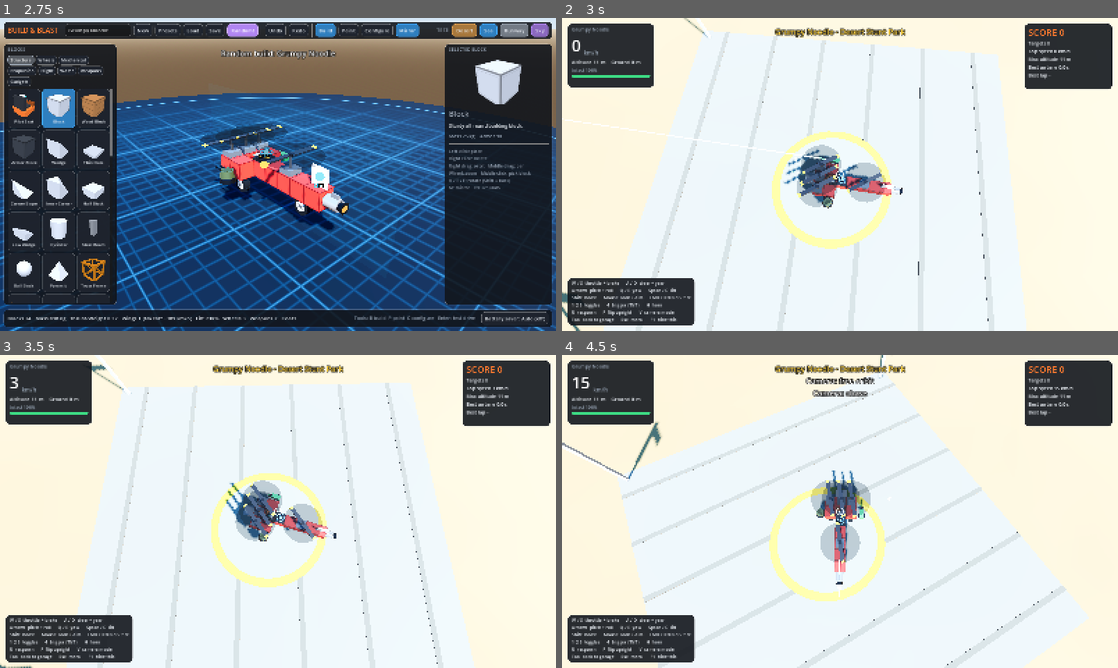
Above: before the commit, frames 1-4 (two rows, left to right).
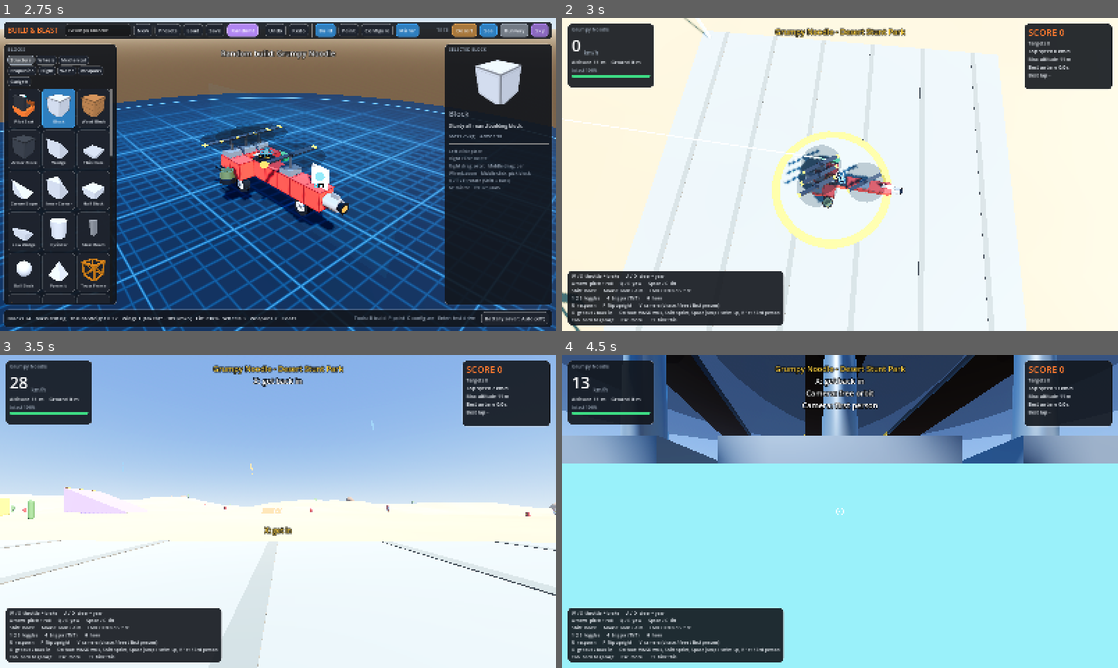
Above: after the commit, the same moments.

Repository: SubToFeralsloth11/build-and-blast
Game: Godot game, scene res://main.tscn
Two runs of this game, one before a commit and one after it. Both use one fixed random seed, a clock stepped at 60 frames per second and the inputs below.
Inputs (mouse positions are in pixels of both pictures, inside the frame that each line leads up to):
- Up to frame 1 (2.75 s): click "New" at 0.5 s; click "New" at 1.25 s; click "Random!" at 2 s
- Up to frame 2 (3 s): tap Enter at 2.75 s; move the mouse to (962, 158) at 2.77 s; hold D (v_right) from 2.78 s (still down); hold Shift (v_boost) from 2.78 s (still down); click (962, 158) at 2.92 s
- Up to frame 3 (3.5 s): keep holding D (v_right); keep holding Shift (v_boost); tap X at 3.05 s
- Up to frame 4 (4.5 s): move the mouse to (812, 511) at 3.52 s; release D (v_right) at 3.53 s; release Shift (v_boost) at 3.53 s; hold W (v_fwd) from 3.53 s (still down); tap X at 3.6 s; click (812, 511) at 3.67 s; tap V at 3.8, 4.35 s; move the mouse to (851, 505) at 4.27 s; click (851, 505) at 4.42 s

Frame 1 is identical in both runs. In frame 2, 4.1% of the frame differs, in the area x 1-40%, y 80-99%; in frame 3, 53%; in frame 4, 91%, in the area x 0-100%, y 0-100%.

Commit message:
Add first-person camera and getting out of the vehicle on foot

Diff:
--- a/scripts/hud.gd
+++ b/scripts/hud.gd
@@ -42,6 +42,7 @@
 var _enemy_btn: Button
 var _cross: Crosshair
 var _ring: Label
+var _prompt: Label
 
 
 func setup() -> void:
@@ -110,6 +111,17 @@
 	_cross.offset_bottom = 30
 	_cross.mouse_filter = Control.MOUSE_FILTER_IGNORE
 	add_child(_cross)
+	_prompt = UI.label("", 20, Color("#ffd23f"))
+	_prompt.set_anchors_and_offsets_preset(Control.PRESET_CENTER)
+	_prompt.offset_left = -200
+	_prompt.offset_right = 200
+	_prompt.offset_top = 40
+	_prompt.offset_bottom = 70
+	_prompt.horizontal_alignment = HORIZONTAL_ALIGNMENT_CENTER
+	_prompt.add_theme_constant_override("outline_size", 8)
+	_prompt.add_theme_color_override("font_outline_color", Color(0, 0, 0, 0.85))
+	_prompt.mouse_filter = Control.MOUSE_FILTER_IGNORE
+	add_child(_prompt)
 	_build_help()
 	_build_wreck()
 	_build_pause()
@@ -126,7 +138,8 @@
 Arrows  pitch + roll      Q / E  yaw      Space / C  lift
 Shift  boost      Mouse  look + aim      LMB / RMB / G  fire
 1 2 3  toggles      4  trigger (TNT)      H  horn
-R  respawn      F  flip upright      V  camera mode
+R  respawn      F  flip upright      V  camera (chase / free / first person)
+X  get out / back in      On foot: WASD walk, Shift sprint, Space jump / swim up, V 1st / 3rd person
 Tab  back to garage      Esc  menu      F1  hide this""", 13, UI.TEXT)
 	_help.add_child(l)
 
@@ -210,6 +223,11 @@
 	_cross.hit = 1.0
 
 
+## Context hint under the crosshair (e.g. "X: get in"); empty text hides it.
+func set_prompt(text: String) -> void:
+	_prompt.text = text
+
+
 func toast(text: String, col := Color.WHITE) -> void:
 	var l := UI.label(text, 22, col)
 	l.horizontal_alignment = HORIZONTAL_ALIGNMENT_CENTER
--- a/scripts/main.gd
+++ b/scripts/main.gd
@@ -6,7 +6,13 @@
 const Hud := preload("res://scripts/hud.gd")
 const World := preload("res://scripts/world.gd")
 const Vehicle := preload("res://scripts/vehicle.gd")
+const Player := preload("res://scripts/player.gd")
 const SimTest := preload("res://tools/sim_test.gd")
+
+enum { CAM_CHASE, CAM_FREE, CAM_FIRST }
+const CAM_NAMES := ["chase", "free orbit", "first person"]
+const SEAT_HEAD := Vector3(0, 0.55, 0.1)
+const ENTER_RANGE := 4.0
 
 var env: Environment
 var sun: DirectionalLight3D
@@ -17,6 +23,8 @@
 var hud: Control
 var cam: Camera3D
 var vehicle: RigidBody3D
+## The pilot while walking around outside the vehicle; null while seated.
+var pilot: CharacterBody3D = null
 var design := {}
 var mode := "build"
 var location := "desert"
@@ -25,7 +33,10 @@
 var cam_yaw := 0.0
 var cam_pitch := -0.25
 var cam_dist := 12.0
-var cam_follow := true
+var cam_mode := CAM_CHASE
+var fp_yaw := 0.0
+var fp_pitch := 0.0
+var _prompt_on := false
 var _shake := 0.0
 var _veh_size := 3.0
 var _last_target := Vector3.ZERO
@@ -129,6 +140,7 @@
 
 func back_to_builder() -> void:
 	mode = "build"
+	_remove_pilot()
 	if vehicle and is_instance_valid(vehicle):
 		vehicle.queue_free()
 	vehicle = null
@@ -172,6 +184,7 @@
 
 
 func _spawn_vehicle() -> void:
+	_remove_pilot()
 	if vehicle and is_instance_valid(vehicle):
 		vehicle.queue_free()
 	var info: Dictionary = world.spawn_info(location)
@@ -200,6 +213,9 @@
 	cam_dist = clampf(_veh_size * 2.4 + 6.0, 8.0, 40.0)
 	_last_target = vehicle.com_world()
 	cam.global_position = _last_target + Basis(Vector3.UP, cam_yaw) * Vector3(0, 3, cam_dist)
+	fp_yaw = 0.0
+	fp_pitch = 0.0
+	_sync_driver()
 
 
 func _on_wrecked() -> void:
@@ -232,7 +248,7 @@
 	get_tree().paused = on
 	hud.set_paused(on)
 	Input.mouse_mode = Input.MOUSE_MODE_VISIBLE if on else Input.MOUSE_MODE_CAPTURED
-	Controls.enabled = not on
+	Controls.enabled = not on and pilot == null
 	Power.interactive = not on
 
 
@@ -246,6 +262,88 @@
 	vehicle.angular_velocity = Vector3.ZERO
 	vehicle.linear_velocity = Vector3.ZERO
 	hud.toast("Flipped!")
+
+
+# ---------------------------------------------------------------- on foot
+
+func _seat_ok() -> bool:
+	return vehicle != null and is_instance_valid(vehicle) and vehicle.alive \
+		and vehicle.seat_idx >= 0 and vehicle.parts[vehicle.seat_idx].alive
+
+
+func _seat_transform() -> Transform3D:
+	var seat: Dictionary = vehicle.parts[vehicle.seat_idx]
+	return vehicle.global_transform * Transform3D(seat.basis, seat.pos)
+
+
+## Shows the little robot driver only while the pilot is seated and the camera is outside.
+func _sync_driver() -> void:
+	if not _seat_ok():
+		return
+	var d := (vehicle.parts[vehicle.seat_idx].node as Node3D).find_child("driver", true, false) as Node3D
+	if d:
+		d.visible = pilot == null and cam_mode != CAM_FIRST
+
+
+## Leaves the vehicle: the pilot appears on the ground beside it. Returns false when not possible.
+func exit_vehicle() -> bool:
+	if mode != "test" or pilot != null or vehicle == null or not is_instance_valid(vehicle):
+		return false
+	var com: Vector3 = vehicle.com_world() if vehicle.alive else _last_target
+	var side := vehicle.global_basis.x
+	side.y = 0.0
+	side = side.normalized() if side.length() > 0.1 else Vector3.RIGHT
+	var p := com + side * (_veh_size + 1.5)
+	var top := maxf(com.y, Fx.ground_height(p.x, p.z)) + _veh_size + 20.0
+	var excl: Array[RID] = [vehicle.get_rid()]
+	var q := PhysicsRayQueryParameters3D.create(Vector3(p.x, top, p.z), Vector3(p.x, -200.0, p.z),
+		Fx.L_WORLD | Fx.L_VEHICLE | Fx.L_PROPS | Fx.L_TARGET, excl)
+	var h := cam.get_world_3d().direct_space_state.intersect_ray(q)
+	p.y = h.position.y if not h.is_empty() else Fx.ground_height(p.x, p.z)
+	p.y = maxf(p.y, Fx.WATER - Player.FLOAT_DEPTH) + 0.05
+	pilot = Player.new()
+	pilot.name = "Pilot"
+	arena.add_child(pilot)
+	pilot.global_position = p
+	var f := -cam.global_basis.z
+	pilot.yaw = atan2(-f.x, -f.z)
+	Controls.enabled = false
+	vehicle.aim_point = Vector3.INF
+	_sync_driver()
+	hud.toast("X: get back in")
+	return true
+
+
+func _can_enter() -> bool:
+	if pilot == null or not _seat_ok():
+		return false
+	var at := pilot.global_position + Vector3(0, 1.0, 0)
+	return at.distance_to(_seat_transform().origin) < ENTER_RANGE \
+		or at.distance_to(vehicle.com_world()) < ENTER_RANGE + _veh_size
+
+
+## Climbs back into the seat. Returns false (with a hint) when too far or the vehicle is wrecked.
+func enter_vehicle() -> bool:
+	if pilot == null:
+		return false
+	if not _can_enter():
+		hud.toast("Vehicle wrecked - R to respawn" if not _seat_ok() else "Too far from your vehicle", Color("#ffcc00"))
+		return false
+	cam_yaw = pilot.yaw
+	_remove_pilot()
+	return true
+
+
+func _remove_pilot() -> void:
+	if pilot == null:
+		return
+	if is_instance_valid(pilot):
+		pilot.queue_free()
+	pilot = null
+	_prompt_on = false
+	hud.set_prompt("")
+	Controls.enabled = mode == "test" and not paused
+	_sync_driver()
 
 
 # ---------------------------------------------------------------- input
@@ -276,19 +374,40 @@
 				if not paused:
 					_flip()
 			KEY_V:
-				cam_follow = not cam_follow
-				hud.toast("Camera: %s" % ("chase" if cam_follow else "free orbit"))
+				if pilot:
+					pilot.set_first_person(not pilot.first_person)
+					hud.toast("Camera: %s" % ("first person" if pilot.first_person else "over the shoulder"))
+				else:
+					cam_mode = (cam_mode + 1) % CAM_NAMES.size()
+					fp_yaw = 0.0
+					fp_pitch = 0.0
+					_sync_driver()
+					hud.toast("Camera: %s" % CAM_NAMES[cam_mode])
+			KEY_X:
+				if not paused:
+					if pilot:
+						enter_vehicle()
+					else:
+						exit_vehicle()
 			KEY_F1:
 				hud.toggle_help()
 	elif e is InputEventMouseMotion and Input.mouse_mode == Input.MOUSE_MODE_CAPTURED:
 		var mm := e as InputEventMouseMotion
-		cam_yaw -= mm.relative.x * 0.0035
-		cam_pitch = clampf(cam_pitch - mm.relative.y * 0.0035, -1.3, 0.9)
+		if pilot:
+			pilot.look(mm.relative)
+		elif cam_mode == CAM_FIRST:
+			fp_yaw = clampf(fp_yaw - mm.relative.x * 0.0035, deg_to_rad(-100.0), deg_to_rad(100.0))
+			fp_pitch = clampf(fp_pitch - mm.relative.y * 0.0035, deg_to_rad(-80.0), deg_to_rad(80.0))
+		else:
+			cam_yaw -= mm.relative.x * 0.0035
+			cam_pitch = clampf(cam_pitch - mm.relative.y * 0.0035, -1.3, 0.9)
 		_mouse_idle = 0.0
 	elif e is InputEventMouseButton and e.is_pressed():
 		var mb := e as InputEventMouseButton
 		if Input.mouse_mode != Input.MOUSE_MODE_CAPTURED and not paused:
 			Input.mouse_mode = Input.MOUSE_MODE_CAPTURED
+		if pilot != null or cam_mode == CAM_FIRST:
+			return
 		if mb.button_index == MOUSE_BUTTON_WHEEL_UP:
 			cam_dist = maxf(4.0, cam_dist * 0.9)
 		elif mb.button_index == MOUSE_BUTTON_WHEEL_DOWN:
@@ -300,8 +419,21 @@
 func _process(delta: float) -> void:
 	if mode != "test" or paused:
 		return
+	if pilot:
+		_update_pilot()
 	_update_camera(delta)
 	_update_stats(delta)
+
+
+func _update_pilot() -> void:
+	if pilot.global_position.y < -40.0:
+		hud.toast("Lost the pilot. Respawning...", Color("#3fa9ff"))
+		_spawn_vehicle()
+		return
+	var near := _can_enter()
+	if near != _prompt_on:
+		_prompt_on = near
+		hud.set_prompt("X: get in" if near else "")
 
 
 func _update_camera(delta: float) -> void:
@@ -313,26 +445,42 @@
 		_last_target = target
 	_mouse_idle += delta
 	var speed := vehicle.linear_velocity.length() if vehicle.alive else 0.0
-	if cam_follow and vehicle.alive and speed > 4.0 and _mouse_idle > 1.2:
-		var v := vehicle.linear_velocity
-		var heading := atan2(-v.x, -v.z)
-		cam_yaw = rotate_toward(cam_yaw, heading, delta * 1.6 * clampf((speed - 4.0) / 10.0, 0.0, 1.0))
-	var look := target + Vector3(0, _veh_size * 0.35 + 0.8, 0)
-	var off := Vector3(0, 0, cam_dist).rotated(Vector3.RIGHT, cam_pitch).rotated(Vector3.UP, cam_yaw)
-	var want := look + off
-	var gh := maxf(Fx.ground_height(want.x, want.z), Fx.WATER - 0.2)
-	want.y = maxf(want.y, gh + 1.2)
-	cam.global_position = cam.global_position.lerp(want, clampf(delta * 14.0, 0.0, 1.0))
-	if cam.global_position.distance_to(look) > 0.1:
-		cam.look_at(look, Vector3.UP)
-	cam.fov = lerpf(cam.fov, 70.0 + clampf(speed / 4.0, 0.0, 18.0), delta * 3.0)
+	var close := pilot != null or (cam_mode == CAM_FIRST and _seat_ok())
+	var near_plane := 0.05 if close else 0.1
+	if cam.near != near_plane:
+		cam.near = near_plane
+	if pilot:
+		_place_pilot_camera()
+		cam.fov = lerpf(cam.fov, 75.0, delta * 3.0)
+	elif close:
+		var st := _seat_transform()
+		var look := Basis.from_euler(Vector3(fp_pitch, fp_yaw, 0.0))
+		cam.global_transform = Transform3D(st.basis.orthonormalized() * look, st * SEAT_HEAD)
+		cam.fov = lerpf(cam.fov, 75.0 + clampf(speed / 5.0, 0.0, 12.0), delta * 3.0)
+	else:
+		if cam_mode == CAM_CHASE and vehicle.alive and speed > 4.0 and _mouse_idle > 1.2:
+			var v := vehicle.linear_velocity
+			var heading := atan2(-v.x, -v.z)
+			cam_yaw = rotate_toward(cam_yaw, heading, delta * 1.6 * clampf((speed - 4.0) / 10.0, 0.0, 1.0))
+		var look := target + Vector3(0, _veh_size * 0.35 + 0.8, 0)
+		var off := Vector3(0, 0, cam_dist).rotated(Vector3.RIGHT, cam_pitch).rotated(Vector3.UP, cam_yaw)
+		var want := look + off
+		var gh := maxf(Fx.ground_height(want.x, want.z), Fx.WATER - 0.2)
+		want.y = maxf(want.y, gh + 1.2)
+		cam.global_position = cam.global_position.lerp(want, clampf(delta * 14.0, 0.0, 1.0))
+		if cam.global_position.distance_to(look) > 0.1:
+			cam.look_at(look, Vector3.UP)
+		cam.fov = lerpf(cam.fov, 70.0 + clampf(speed / 4.0, 0.0, 18.0), delta * 3.0)
 	if _shake > 0.0:
 		_shake = maxf(0.0, _shake - delta * 2.5)
-		cam.h_offset = randf_range(-1, 1) * _shake * 0.4
-		cam.v_offset = randf_range(-1, 1) * _shake * 0.4
+		var k := 0.12 if close else 0.4
+		cam.h_offset = randf_range(-1, 1) * _shake * k
+		cam.v_offset = randf_range(-1, 1) * _shake * k
 	else:
 		cam.h_offset = 0.0
 		cam.v_offset = 0.0
+	if pilot:
+		return
 	# aim point under the crosshair
 	var from := cam.global_position
 	var dir := -cam.global_basis.z
@@ -340,6 +488,23 @@
 	var q := PhysicsRayQueryParameters3D.create(from, from + dir * 1500.0, Fx.MASK_SHOT, excl)
 	var h := cam.get_world_3d().direct_space_state.intersect_ray(q)
 	vehicle.aim_point = h.position if not h.is_empty() else from + dir * 900.0
+
+
+## First person at eye height, or over the right shoulder pulled in front of walls.
+func _place_pilot_camera() -> void:
+	var eye: Vector3 = pilot.eye_position()
+	var b := Basis.from_euler(Vector3(pilot.pitch, pilot.yaw, 0.0))
+	if pilot.first_person:
+		cam.global_transform = Transform3D(b, eye)
+		return
+	var want := eye + b * Vector3(0.55, 0.3, 2.6)
+	var excl: Array[RID] = [pilot.get_rid()]
+	var q := PhysicsRayQueryParameters3D.create(eye, want, Fx.L_WORLD | Fx.L_VEHICLE | Fx.L_PROPS | Fx.L_TARGET, excl)
+	var h := cam.get_world_3d().direct_space_state.intersect_ray(q)
+	if not h.is_empty():
+		want = h.position + (eye - want).normalized() * 0.2
+	want.y = maxf(want.y, Fx.ground_height(want.x, want.z) + 0.3)
+	cam.global_transform = Transform3D(b, want)
 
 
 func _update_stats(delta: float) -> void:
@@ -375,7 +540,7 @@
 	if rp != Vector3.INF and (location == "runway" or location == "sky" or com.y > 40.0):
 		rd = com.distance_to(rp)
 	hud.update({
-		"name": design.get("name", ""), "speed": speed, "alt": com.y, "agl": maxf(_agl, 0.0),
+		"name": design.get("name", ""), "speed": pilot.velocity.length() if pilot else speed, "alt": com.y, "agl": maxf(_agl, 0.0),
 		"intact": vehicle.intact(), "score": score, "targets": targets, "top_speed": top_speed,
 		"max_alt": max_alt, "best_air": best_air, "best_lap": best_lap, "ring_dist": rd, "ring_idx": world.ring_index,
 	})
--- /dev/null
+++ b/scripts/player.gd
@@ -0,0 +1,172 @@
+extends CharacterBody3D
+## The pilot on foot: walks, sprints, jumps and swims around the test arena.
+## Reads the vehicle input actions (WASD, Space, Shift) while Controls is disabled.
+## main.gd owns the camera and feeds mouse look through `look()`.
+
+## Own collision layer: vehicles and shots pass through the pilot, but the
+## pilot still collides with (and can stand on) the world, vehicles and props.
+const L_PILOT := 16
+const WALK := 4.5
+const SPRINT := 8.0
+const SWIM := 2.4
+const JUMP := 5.2
+const EYE := 1.62
+## How far the feet hang below the surface while floating (head stays above water).
+const FLOAT_DEPTH := 1.3
+const SUIT := Color("#e9edf2")
+const LIMB := Color("#3a4049")
+const ACCENT := Color("#ff7a2f")
+
+var yaw := 0.0
+var pitch := 0.0
+var first_person := true
+var swimming := false
+
+var _gravity := 9.8
+var _vis: Node3D
+var _torso: Node3D
+var _legs: Array[Node3D] = []
+var _shins: Array[Node3D] = []
+var _arms: Array[Node3D] = []
+var _phase := 0.0
+var _t := 0.0
+
+
+func _ready() -> void:
+	collision_layer = L_PILOT
+	collision_mask = Fx.L_WORLD | Fx.L_VEHICLE | Fx.L_PROPS | Fx.L_TARGET
+	floor_max_angle = deg_to_rad(50.0)
+	floor_snap_length = 0.35
+	_gravity = float(ProjectSettings.get_setting("physics/3d/default_gravity", 9.8))
+	var cs := CollisionShape3D.new()
+	var cap := CapsuleShape3D.new()
+	cap.radius = 0.32
+	cap.height = 1.8
+	cs.shape = cap
+	cs.position = Vector3(0, 0.9, 0)
+	add_child(cs)
+	_build_body()
+	set_first_person(first_person)
+
+
+func _build_body() -> void:
+	_vis = Node3D.new()
+	_vis.name = "Body"
+	add_child(_vis)
+	var suit := Blocks.mat(SUIT, 0.3, 0.4)
+	var limb := Blocks.mat(LIMB, 0.3, 0.6)
+	_torso = Node3D.new()
+	_torso.position = Vector3(0, 0.92, 0)
+	_vis.add_child(_torso)
+	var chest := CapsuleMesh.new()
+	chest.radius = 0.21
+	chest.height = 0.7
+	chest.radial_segments = 12
+	chest.rings = 3
+	Blocks._mi(_torso, chest, Vector3(0, 0.34, 0), suit)
+	Blocks._mi(_torso, Blocks.box_mesh(Vector3(0.36, 0.14, 0.24)), Vector3(0, 0.02, 0), limb)
+	Blocks._mi(_torso, Blocks.box_mesh(Vector3(0.3, 0.36, 0.14)), Vector3(0, 0.4, 0.2), Blocks.mat(ACCENT, 0.2, 0.5))
+	Blocks._mi(_torso, Blocks.sphere_mesh(0.17), Vector3(0, 0.82, 0), Blocks.mat(Color("#f4f6f9"), 0.3, 0.3))
+	Blocks._mi(_torso, Blocks.box_mesh(Vector3(0.26, 0.08, 0.06)), Vector3(0, 0.84, -0.15), Blocks.glow_mat(Color("#39e1ff"), 2.5))
+	for s in [-1.0, 1.0]:
+		var leg := Node3D.new()
+		leg.position = Vector3(0.11 * s, 0.92, 0)
+		_vis.add_child(leg)
+		Blocks._mi(leg, Blocks.box_mesh(Vector3(0.15, 0.44, 0.17)), Vector3(0, -0.22, 0), suit)
+		var shin := Node3D.new()
+		shin.position = Vector3(0, -0.44, 0)
+		leg.add_child(shin)
+		Blocks._mi(shin, Blocks.box_mesh(Vector3(0.13, 0.42, 0.15)), Vector3(0, -0.21, 0), limb)
+		Blocks._mi(shin, Blocks.box_mesh(Vector3(0.16, 0.08, 0.27)), Vector3(0, -0.44, -0.05), limb)
+		_legs.append(leg)
+		_shins.append(shin)
+		var arm := Node3D.new()
+		arm.position = Vector3(0.29 * s, 0.6, 0)
+		_torso.add_child(arm)
+		Blocks._mi(arm, Blocks.box_mesh(Vector3(0.11, 0.56, 0.12)), Vector3(0, -0.28, 0), suit)
+		Blocks._mi(arm, Blocks.sphere_mesh(0.065), Vector3(0, -0.6, 0), limb)
+		_arms.append(arm)
+
+
+## First person hides the body from the camera but keeps its shadow.
+func set_first_person(on: bool) -> void:
+	first_person = on
+	if _vis == null:
+		return
+	var mode := GeometryInstance3D.SHADOW_CASTING_SETTING_SHADOWS_ONLY if on else GeometryInstance3D.SHADOW_CASTING_SETTING_ON
+	for m in _vis.find_children("*", "MeshInstance3D", true, false):
+		(m as MeshInstance3D).cast_shadow = mode
+
+
+func look(rel: Vector2) -> void:
+	yaw -= rel.x * 0.0035
+	pitch = clampf(pitch - rel.y * 0.0035, -1.45, 1.45)
+
+
+func eye_position() -> Vector3:
+	return global_position + Vector3(0, EYE, 0)
+
+
+func _physics_process(delta: float) -> void:
+	_t += delta
+	var inp := Input.get_vector("v_left", "v_right", "v_fwd", "v_back")
+	var dir := Basis(Vector3.UP, yaw) * Vector3(inp.x, 0, inp.y)
+	var sprint := Input.is_action_pressed("v_boost")
+	var float_y := Fx.WATER - FLOAT_DEPTH
+	swimming = global_position.y < float_y + 0.5 and Fx.over_water(global_position)
+	var hv := Vector3(velocity.x, 0, velocity.z)
+	if swimming:
+		hv = hv.move_toward(dir * SWIM * (1.5 if sprint else 1.0), 6.0 * delta)
+		# buoyancy pulls the pilot to floating depth with a gentle bob
+		var target := float_y + sin(_t * 2.2) * 0.05
+		var want := clampf((target - global_position.y) * 3.0, -3.0, 2.5)
+		if Input.is_action_pressed("v_up"):
+			want = maxf(want, 1.6)
+		velocity.y = move_toward(velocity.y, want, 14.0 * delta)
+	else:
+		var on_floor := is_on_floor()
+		hv = hv.move_toward(dir * (SPRINT if sprint else WALK), (45.0 if on_floor else 7.0) * delta)
+		velocity.y -= _gravity * delta
+		if on_floor and Input.is_action_pressed("v_up"):
+			velocity.y = JUMP
+	velocity.x = hv.x
+	velocity.z = hv.z
+	move_and_slide()
+	_animate(delta, Vector2(velocity.x, velocity.z).length(), dir)
+
+
+func _animate(delta: float, hs: float, dir: Vector3) -> void:
+	var k := clampf(delta * 14.0, 0.0, 1.0)
+	if first_person:
+		_vis.rotation.y = yaw
+	elif dir.length() > 0.1:
+		_vis.rotation.y = rotate_toward(_vis.rotation.y, atan2(-dir.x, -dir.z), delta * 10.0)
+	var leg_t := [0.0, 0.0]
+	var shin_t := [0.0, 0.0]
+	var arm_t := [0.0, 0.0]
+	var bob := 0.0
+	if swimming:
+		# breaststroke arms, flutter kick
+		for i in 2:
+			arm_t[i] = -2.4 + sin(_t * 3.5) * 0.7
+			leg_t[i] = sin(_t * 7.0 + PI * i) * 0.35
+			shin_t[i] = -0.3
+	elif not is_on_floor():
+		leg_t = [0.45, -0.2]
+		shin_t = [-0.7, -0.3]
+		arm_t = [-0.5, -0.5]
+	else:
+		var amp := clampf(hs / SPRINT, 0.0, 1.0) * 0.95
+		_phase += delta * hs * 2.1
+		for i in 2:
+			var ph := _phase + PI * i
+			leg_t[i] = sin(ph) * amp
+			# bend the knee while the leg swings forward so the foot lifts clear
+			shin_t[i] = -maxf(0.0, cos(ph)) * amp * 1.5
+			arm_t[i] = -sin(ph) * amp * 0.8
+		bob = absf(sin(_phase)) * 0.05 * amp
+	for i in 2:
+		_legs[i].rotation.x = lerpf(_legs[i].rotation.x, leg_t[i], k)
+		_shins[i].rotation.x = lerpf(_shins[i].rotation.x, shin_t[i], k)
+		_arms[i].rotation.x = lerpf(_arms[i].rotation.x, arm_t[i], k)
+	_torso.position.y = lerpf(_torso.position.y, 0.92 + bob, k)
